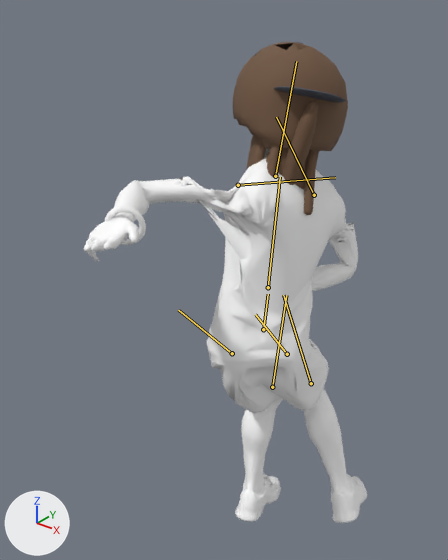
What one commit did to the glTF model art/blender/golfer-motion-r6.glb.
Both versions are drawn from a camera (50 mm lens) standing at (1.022, -1.497, 1.948) and looking at (-0.099, -0.095, 1.079). Every picture has the same lights, and +X, +Y and +Z are marked at lower left. The first picture is the older version. Both versions are drawn at frame 22 of the action 'backhand_io_left'; the numbers are the values there. The bones that change, and the others that lie on the model, are drawn over the model as lines.

Objects in the first picture: 'accessory_wristbandL', 'body', 'hair_afro', 'hair_braids', 'hair_long', 'hair_ponytail', 'headwear_backcap'.
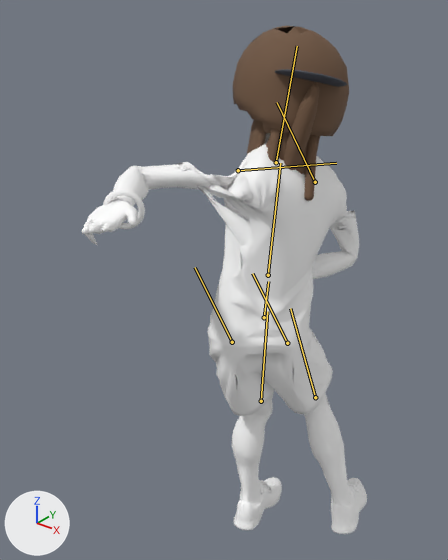
What differs and where, as boxes (x1, y1, x2, y2) in the pictures (448 x 560 px):
'body', posed (7% taller)
    before: (84, 148, 367, 523)
    after: (82, 133, 367, 534)
'hair_afro', posed
    before: (233, 42, 348, 151)
    after: (233, 26, 349, 136)
'hair_ponytail', posed
    before: (283, 99, 318, 185)
    after: (284, 82, 320, 170)
'hair_braids', posed
    before: (267, 143, 317, 215)
    after: (267, 128, 318, 201)
'hair_long', posed
    before: (247, 135, 319, 189)
    after: (247, 120, 320, 175)
'accessory_wristbandL', posed
    before: (105, 206, 146, 245)
    after: (103, 189, 145, 229)
bone 'root', root to tip
    before: (263, 329) to (268, 294)
    after: (264, 317) to (268, 281)
bone 'hipL', root to tip
    before: (232, 353) to (178, 310)
    after: (232, 342) to (195, 267)
bone 'knL', root to tip
    before: (272, 387) to (286, 295)
    after: (261, 401) to (267, 311)
bone 'hipR', root to tip
    before: (287, 354) to (255, 314)
    after: (287, 343) to (252, 273)
bone 'knR', root to tip
    before: (311, 383) to (283, 295)
    after: (315, 397) to (290, 308)

What the commit changed:
Bone 'root' (bone_root) moves from (0.0, -0.074, 0.0) to (0.0, -0.028, 0.0).
Bone 'hipL' (bone_hipl) turns from (48, -47, 3) to (33, -50, 2) degrees about its own x, y and z.
Bone 'knL' (bone_knl) turns from (-57, 0, 0) to (-31, 0, 0) degrees about its own x, y and z.
Bone 'hipR' (bone_hipr) turns from (37, -15, 26) to (22, -20, 24) degrees about its own x, y and z.
Bone 'knR' (bone_knr) turns from (-58, 0, 0) to (-33, 0, 0) degrees about its own x, y and z.
